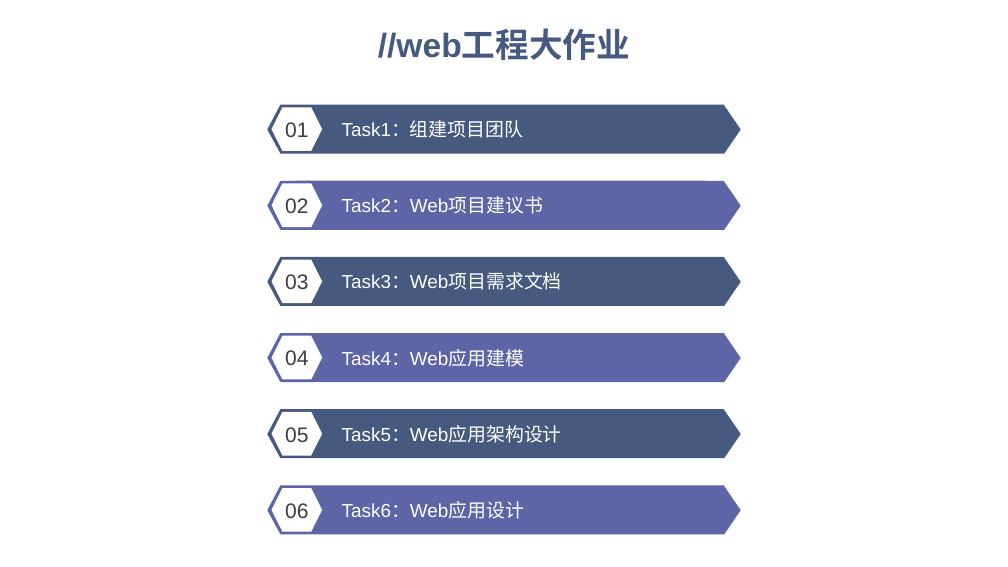
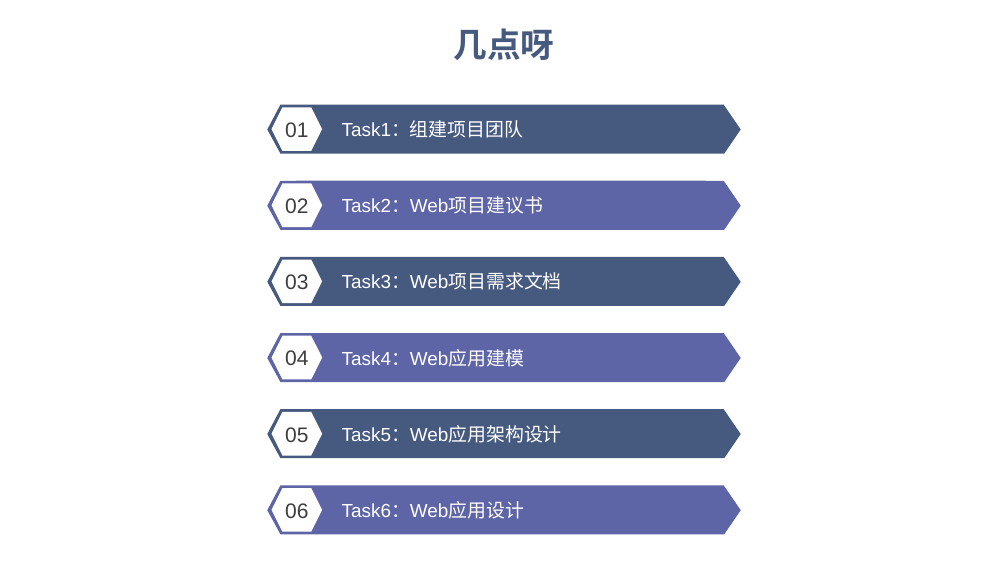
Before and after one commit to Weeeeeb/WebProject, a slide deck: slide 3 of ppt/Web工程大作业.pptx. Drawn at 1008x567 pixels with LibreOffice and Linux fonts; fonts in the diff are those of the drawing. Boxes give left, top, right and bottom in pixels: in the first picture for what was removed or moved away, otherwise in the second. Text is boxed around its words. In the diff, an @@ line names an element or a change of style, - is before the commit and + after.

```diff
--- a/ppt/Web工程大作业.pptx
+++ b/ppt/Web工程大作业.pptx
@@ text at (454, 28, 555, 60): text changed @@
-//web工程大作业
+几点呀
```
Also in this commit, not shown: 15 other slides changed, 24 slides added, 5 slides removed.
